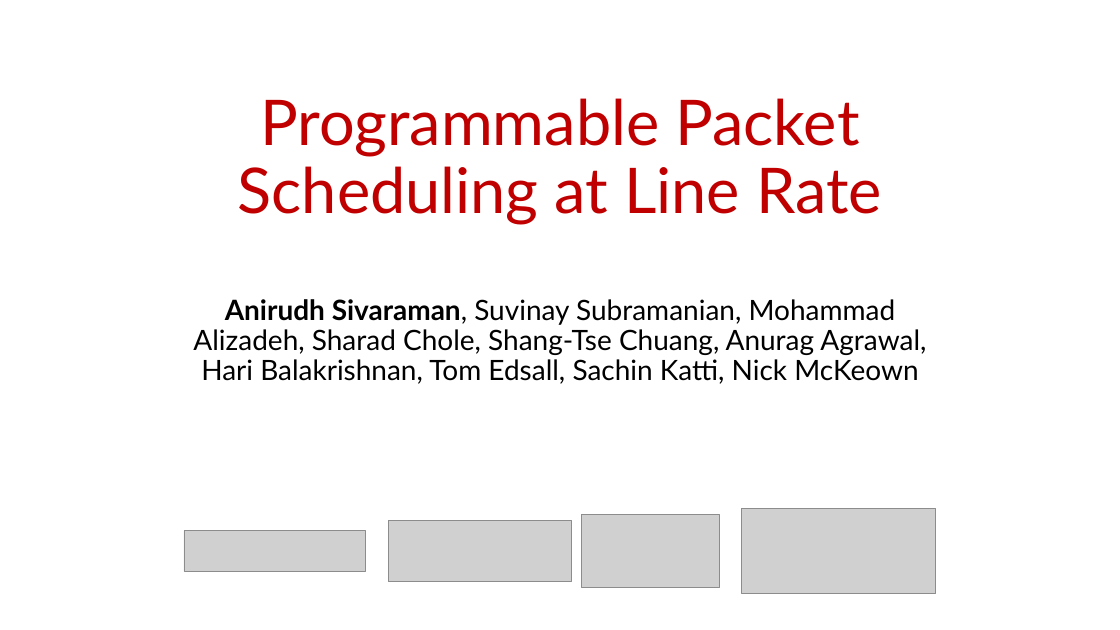
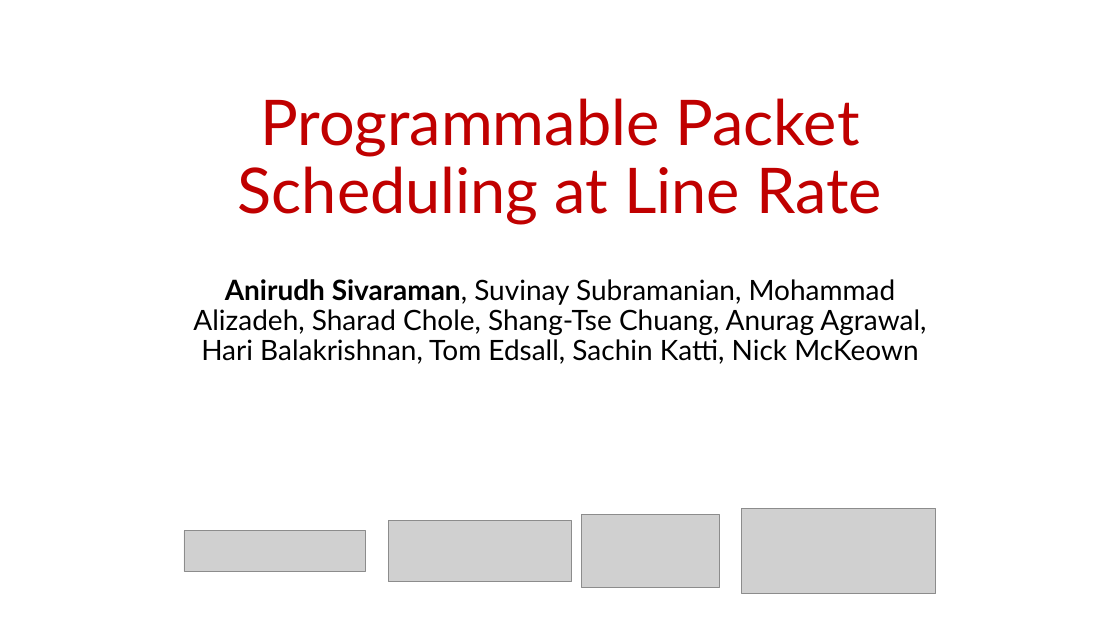
Before and after one commit to anirudhSK/pifo-domino-marple-ppts, a slide deck: slide 1 of pifo_sigcomm.pptx. Drawn at 1120x630 pixels with LibreOffice and Linux fonts; fonts in the diff are those of the drawing; grey boxes stand for pictures. Boxes give left, top, right and bottom in pixels: in the first picture for what was removed or moved away, otherwise in the second. Text is boxed around its words. In the diff, an @@ line names an element or a change of style, - is before the commit and + after.

```diff
--- a/pifo_sigcomm.pptx
+++ b/pifo_sigcomm.pptx
@@ subtitle "Anirudh Sivaraman, Suvinay Subramanian, Mohammad ..." moved from (x1=193, y1=299, x2=926, y2=384) to (x1=193, y1=279, x2=926, y2=364) @@
```
Also in this commit, not shown: 2 other slides changed, 1 slide added, 1 slide removed.
